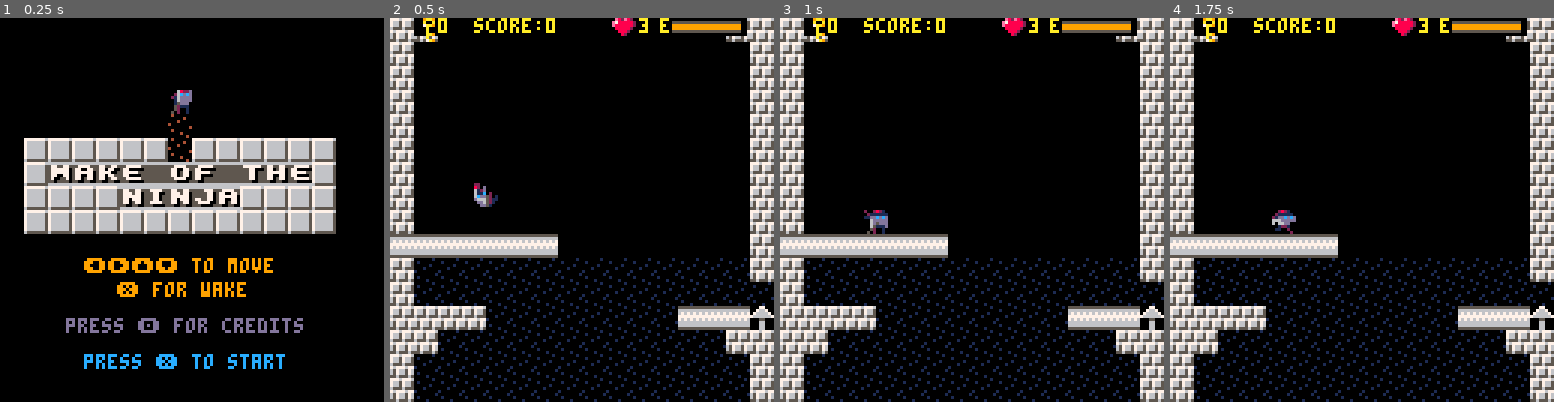
Above: before the commit, frames 1-4 (left to right).
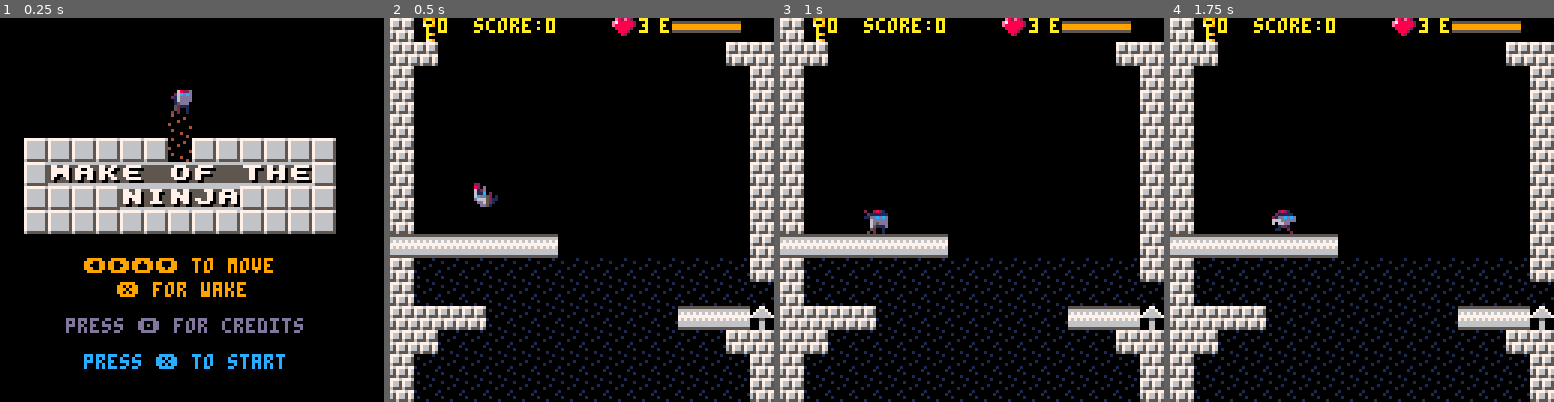
Above: after the commit, the same moments.

Repository: ggaughan/wake-of-the-ninja
Game: PICO-8 cartridge wakey.p8
The game is run twice, just before and just after one commit, with the same random seed, the same clock (stepped at 60 frames per second) and the same inputs.
Inputs:
- Up to frame 1 (0.25 s): no input
- Up to frame 2 (0.5 s): tap X (X key) at 0.33 s
- Up to frame 3 (1 s): tap O (Z key) at 0.7 s
- Up to frame 4 (1.75 s): tap X (X key) at 1.07 s; hold Right from 1.6 s (still down); tap O (Z key) at 1.7 s

Frame 1 is identical in both runs. In frame 2, 1.4% of the frame differs, in the area x 6-100%, y 0-13%; in frame 3, 1.4%; in frame 4, 1.4%.

Commit message:
Extra lives

Diff:
--- a/wakey.p8
+++ b/wakey.p8
@@ -208,6 +208,7 @@
 	durer_room_y = water_level+3
  wx=0
 	last_ledge = 0
+ extra_lives=2
  assert(abs(last_ledge - (water_level+3)) > max_ledge_gap*2, "max_ledge_gap needs to be smaller to place key room")
 	assert(room_margin > 2)
 
@@ -1012,6 +1013,22 @@
  --camera(0, 8-(ceil(wy)-wy)*10)
  if pl.room == nil then
 	 val=mget(x, y)
+
+	 if is_player then
+	  -- pick up things - todo move elsewhere?
+			if val == 64 then --extra life
+				if (sound) sfx(s_key_pickup)  --todo
+				local y_w = ceil(wy)+y
+				local dr = w_default_row
+			 if y_w > water_level then
+				 dr = w_default_row_water
+		 	end
+				assert(w[flr(y_w)][flr(x)] == 64)
+				w[flr(y_w)][flr(x)] = dr[flr(x)+1]
+				mset(flr(x),flr(y),dr[flr(x)+1])
+				pl.lives += 1
+	 	end
+		end
 	else
 		-- offset to a room
 	 local rx=pl.room[1]
@@ -1465,6 +1482,7 @@
 	}
 
 	w[0] = {}
+	w[1] = {}  -- prepare for extra life
 	w[h-1] = {}  -- prepare for end drain
 	w[h] = {}
 	for i=0,15 do
@@ -1472,6 +1490,14 @@
 	 w[h][i] = w_default_brick  -- floor
 	end
 	w[h-1][15] = 141  -- closed drain
+	if extra_lives > 0 then
+		w[1][7] = 64  -- extra life
+		extra_lives -= 1
+	end
+	if extra_lives > 0 then
+		w[h-1][7] = 64  -- extra life
+		extra_lives -= 1
+	end
 
 	-- note last_ledge==0 -> need_room
 	-- i.e. pops last room and makes it in fixed location
